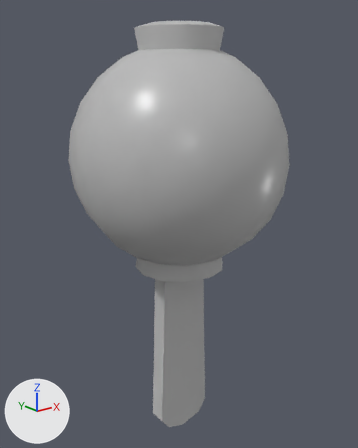
Before and after pictures for a commit that changed the FBX model Assets/Resources/Models/Lantern/Lantern.fbx.
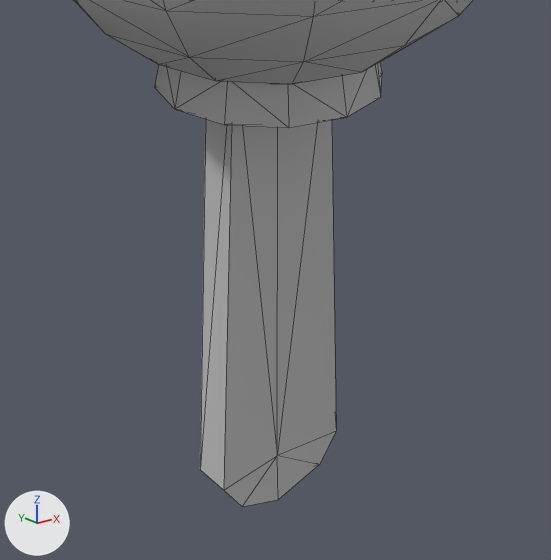
The first picture shows the older version from a camera (50 mm lens) standing at (-1.419, -1.769, 0.388) and looking at (0.019, 0.028, -0.331). The close-ups show both versions on the part from 21% to 80% of the width and 52% to 100% of the height of that picture; other places that the commit changed are outside them. The axes (+X, +Y, +Z) are drawn at lower left. The lights are the same throughout. The close-ups show mesh edges as thin lines. Where no turn or scale is listed for an object, it has been applied to the vertices.

Names of what the first close-up shows: 'Bottom', 'Main', 'Tongue'.
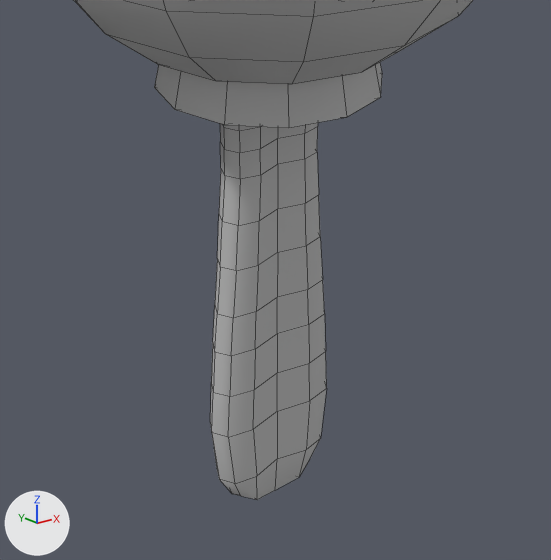
Where the newer file only moved an object's origin or applied its transform, the numbers keep the older frame.

Boxes [x1, y1, x2, y2] around the edits, measured in the close-ups (551 x 560 px):
'Tongue', reshaped, moved, rescaled (14% narrower)
    before: [200, 119, 336, 507]
    after: [210, 123, 327, 500]
part 1 of me_mesh_002, built on
    before: [200, 119, 336, 507]
    after: [210, 123, 327, 500]

Edits to the bpy script that builds the scene:
```text
Change me_mesh_002:
    used by ob_tongue; location = (0.0, 0.0, -0.909); rotation_euler = (1.571, 0.0, 0.0), in degrees (90, 0, 0); scale = (0.0025, 0.01, 0.0008)
    remove me_mesh_002.from_pydata(...)  # 18 vertices, 28 faces; spans x -59.2..59.2, y -54.3..50.0, z -50.0..50.0
    add me_mesh_002.from_pydata(...)  # 171 vertices, 164 faces; spans x -14.6..14.6, y -144.5..-40.9, z -4.0..4.0
    me_mesh_002 part 1: 18 vertices removed from x -59.2..59.2, y -54.3..50.0, z -50.0..50.0; 171 vertices added at x -14.6..14.6, y -144.5..-40.9, z -4.0..4.0
    me_mesh_002 part 2: the surface is now shaded smooth
Change ob_tongue:
    ob_tongue.location: (0.0, 0.0, -0.909) -> (0.0, 0.0, 0.0)
    ob_tongue.scale: (0.0025, 0.01, 0.0008) -> (0.01, 0.01, 0.01)
```
